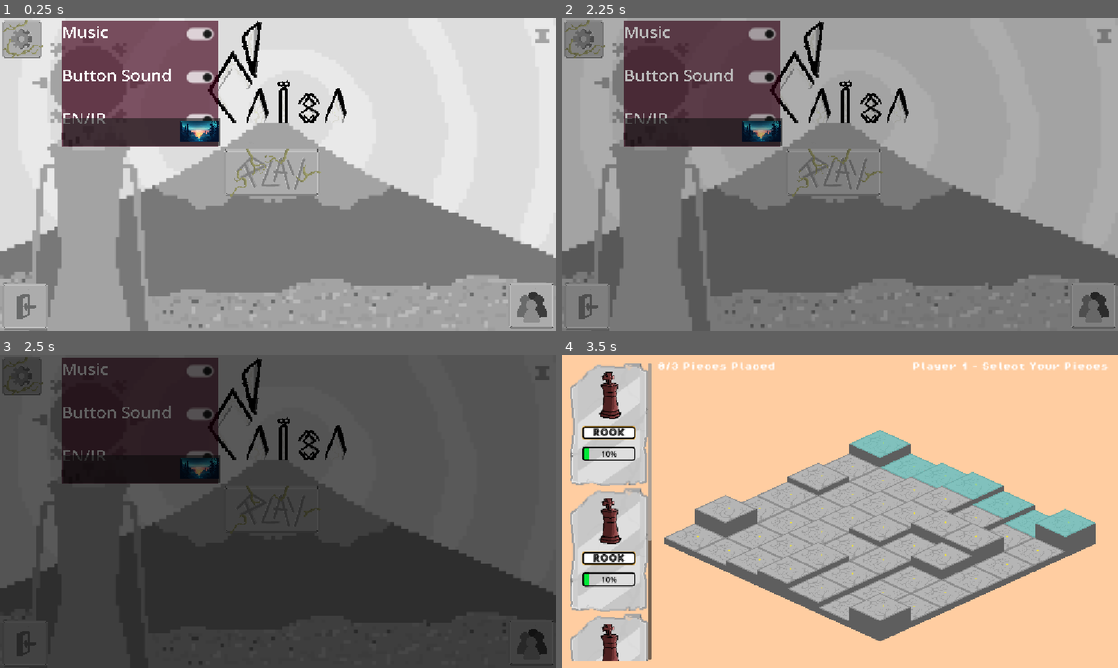
Above: before the commit, frames 1-4 (two rows, left to right).
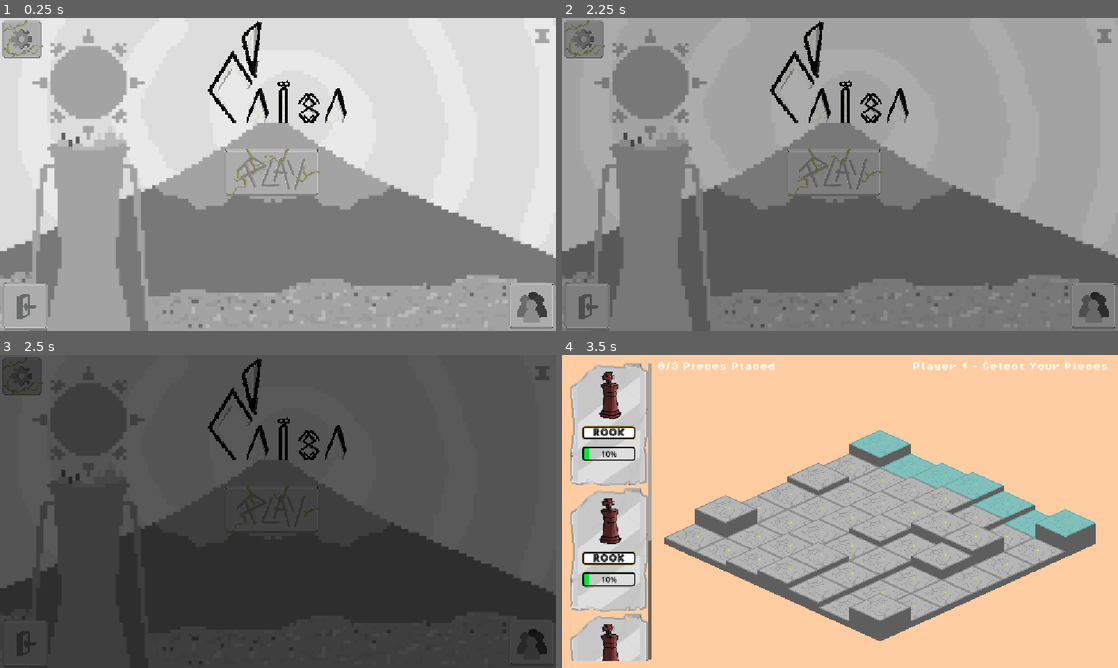
Above: after the commit, the same moments.

Repository: Caiisa-Games/caiisa
Game: Godot game, scene res://scenes/main_menu.tscn
Same seed, same stepped clock (60 frames per second), same inputs: the game is played once before the commit and once after it.
Inputs (mouse positions are in pixels of both pictures, inside the frame that each line leads up to):
- Up to frame 1 (0.25 s): no input
- Up to frame 2 (2.25 s): click (762, 121) at 0.52 s; click (701, 130) at 1.27 s; click (834, 171) at 2 s
- Up to frame 3 (2.5 s): no input
- Up to frame 4 (3.5 s): click (762, 370) at 2.77 s

The runs differ from the first frame. In frame 1, 11% of the frame differs, in the area x 11-40%, y 0-42%; in frame 2, 11%; in frame 3, 11%; in frame 4, nothing differs.

Commit message:
add setting

Diff:
--- a/scenes/card.gd
+++ b/scenes/card.gd
@@ -10,6 +10,8 @@
 
 func _ready() -> void:
 	_update_display()
+	#var popup = get_popup()
+	#get_popup().connect("index_hover", self, "_on_hover")
 
 func set_piece_data(data: PieceData) -> void:
 	piece_data = data
@@ -44,3 +46,11 @@
 				deselect()
 			else:
 				select()
+
+
+
+
+
+
+func _on_menu_button_2_focus_entered() -> void:
+	print(55)
--- a/scenes/card.tscn
+++ b/scenes/card.tscn
@@ -124,21 +124,4 @@
 position = Vector2(72.725784, 140.19641)
 polygon = PackedVector2Array(-13.63607, -138.24925, 89.08913, -139.22284, 88.43934, 41.015453, 88.18005, 112.935974, -72.725784, 112.935974, -72.725784, -88.59636)
 
-[node name="MenuButton2" type="MenuButton" parent="."]
-clip_contents = true
-layout_mode = 0
-offset_left = 159.0877
-offset_top = 2.9207585
-offset_right = 404.95404
-offset_bottom = 190.1606
-rotation = -11.009765
-scale = Vector2(1.0217623, 0.8446499)
-mouse_filter = 1
-mouse_default_cursor_shape = 16
-button_mask = 2
-alignment = 2
-item_count = 1
-popup/item_0/text = "hfhffh jchgj"
-popup/item_0/id = 0
-
 [connection signal="input_event" from="Area2D" to="." method="_on_card_click"]
--- a/scenes/settings.gd
+++ b/scenes/settings.gd
@@ -26,7 +26,19 @@
 	elif $".".mouse_filter == MOUSE_FILTER_PASS:
 		color_rec.visible = true
 
+	#self.connect("item_se")
 
 func _on_check_button_6_pressed() -> void:
 	$ColorRectf/VBoxContainer.visible = true
 	$ColorRectf/VBoxContainer2.visible = false
+
+
+func _on_option_button_item_selected(index: int) -> void:
+	if index == 0:
+		$ColorRectf/VBoxContainer.visible = true
+		$ColorRectf/VBoxContainer2.visible = false
+		$"../Label".visible = false
+	elif index == 1:
+		$"../Label".visible = true
+		$ColorRectf/VBoxContainer.visible = false
+		$ColorRectf/VBoxContainer2.visible = true
--- a/scenes/settings.tscn
+++ b/scenes/settings.tscn
@@ -1,8 +1,11 @@
-[gd_scene load_steps=4 format=3 uid="uid://dthlhu418a1q0"]
+[gd_scene load_steps=5 format=3 uid="uid://dthlhu418a1q0"]
 
 [ext_resource type="Texture2D" uid="uid://cbb1jvapc4hif" path="res://assets/Settings.png" id="1_5p8wc"]
 [ext_resource type="Script" uid="uid://b8iaqnqhbq8d5" path="res://scenes/settings.gd" id="2_r6d6q"]
-[ext_resource type="Texture2D" uid="uid://dkaiu2yust7e5" path="res://assets/sample_bg.png" id="4_es4n0"]
+[ext_resource type="Texture2D" uid="uid://bs0jfhi4cjkdi" path="res://assets/khfsad.png" id="3_6wm04"]
+
+[sub_resource type="Theme" id="Theme_6wm04"]
+default_font_size = 300
 
 [node name="Settings" type="Button"]
 offset_right = 1012.0
@@ -13,6 +16,7 @@
 script = ExtResource("2_r6d6q")
 
 [node name="ColorRectf" type="ColorRect" parent="."]
+visible = false
 layout_mode = 0
 offset_left = 1443.7852
 offset_top = 36.820618
@@ -56,20 +60,6 @@
 scale = Vector2(22.02679, 21.625105)
 button_pressed = true
 
-[node name="Label3" type="Label" parent="ColorRectf/VBoxContainer"]
-layout_mode = 2
-theme_override_font_sizes/font_size = 400
-text = "EN/IR"
-
-[node name="CheckButton" type="CheckButton" parent="ColorRectf/VBoxContainer/Label3"]
-layout_mode = 0
-offset_left = 2840.9932
-offset_top = 65.98694
-offset_right = 2884.9932
-offset_bottom = 89.98694
-scale = Vector2(22.463018, 21.752592)
-button_pressed = true
-
 [node name="VBoxContainer2" type="VBoxContainer" parent="ColorRectf"]
 visible = false
 layout_mode = 0
@@ -107,29 +97,21 @@
 scale = Vector2(21.921558, 22.608639)
 button_pressed = true
 
-[node name="Label6" type="Label" parent="ColorRectf/VBoxContainer2"]
-layout_mode = 2
+[node name="OptionButton" type="OptionButton" parent="ColorRectf"]
+layout_mode = 0
+offset_left = 23.285889
+offset_top = 2466.982
+offset_right = 3760.8242
+offset_bottom = 3166.5737
+theme = SubResource("Theme_6wm04")
 theme_override_font_sizes/font_size = 300
-text = "
-فارسی/انگلیسی"
-
-[node name="CheckButton6" type="CheckButton" parent="ColorRectf/VBoxContainer2/Label6"]
-layout_mode = 0
-offset_left = -2025.967
-offset_top = 332.74
-offset_right = -1981.967
-offset_bottom = 356.74
-scale = Vector2(21.921558, 22.608639)
-button_pressed = true
-
-[node name="OptionButton" type="OptionButton" parent="."]
-layout_mode = 0
-offset_left = 1467.071
-offset_top = 2503.8025
-offset_right = 5251.1826
-offset_bottom = 3203.3943
-theme_override_icons/arrow = ExtResource("4_es4n0")
+theme_override_icons/arrow = ExtResource("3_6wm04")
+selected = 0
+item_count = 2
+popup/item_0/text = "English"
+popup/item_0/id = 0
+popup/item_1/text = "persian"
+popup/item_1/id = 0
 
 [connection signal="pressed" from="." to="." method="_on_pressed"]
-[connection signal="pressed" from="ColorRectf/VBoxContainer/Label3/CheckButton" to="." method="_on_check_button_pressed"]
-[connection signal="pressed" from="ColorRectf/VBoxContainer2/Label6/CheckButton6" to="." method="_on_check_button_6_pressed"]
+[connection signal="item_selected" from="ColorRectf/OptionButton" to="." method="_on_option_button_item_selected"]
Binary file added: assets/farsii.png
Not shown, added: assets/farsii.png.import
Binary file added: assets/gggkgfd.png
Not shown, added: assets/gggkgfd.png.import
Binary file added: assets/ghklj.png
Not shown, added: assets/ghklj.png.import
Binary file added: assets/khfsad.png
Not shown, added: assets/khfsad.png.import
